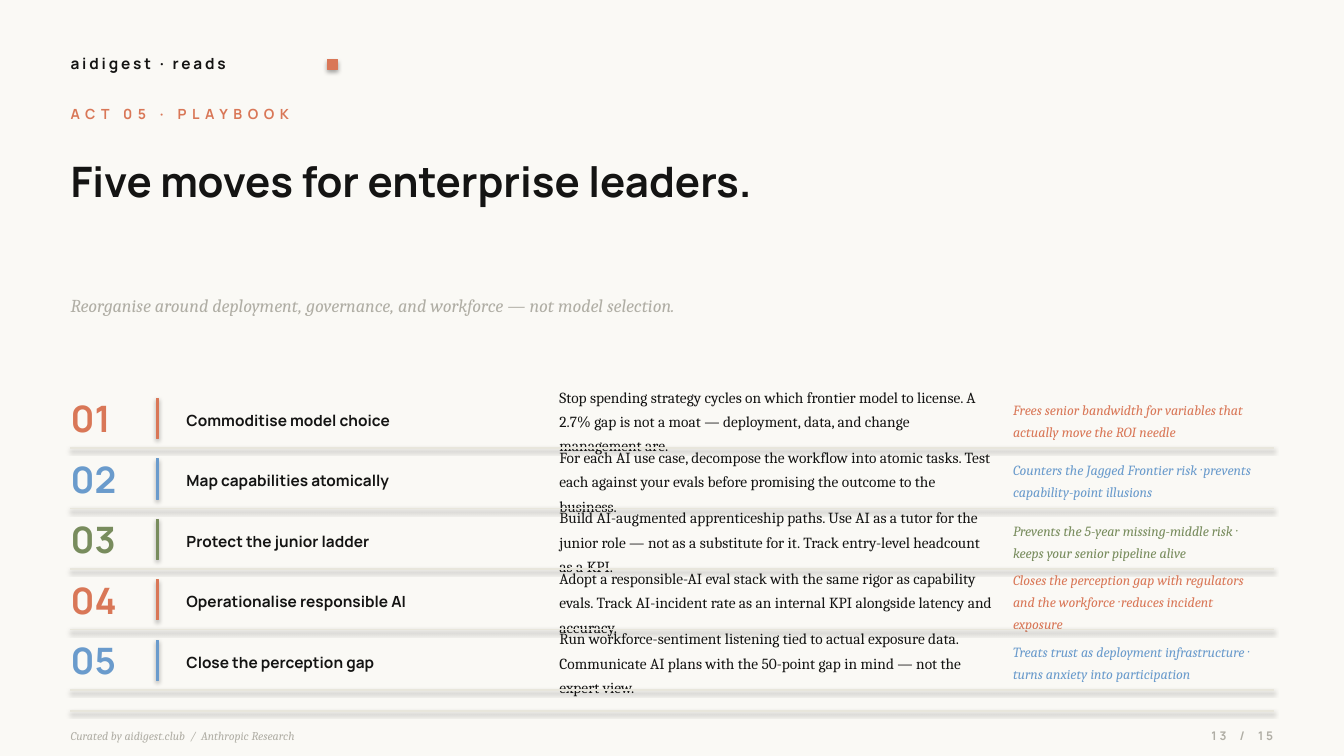
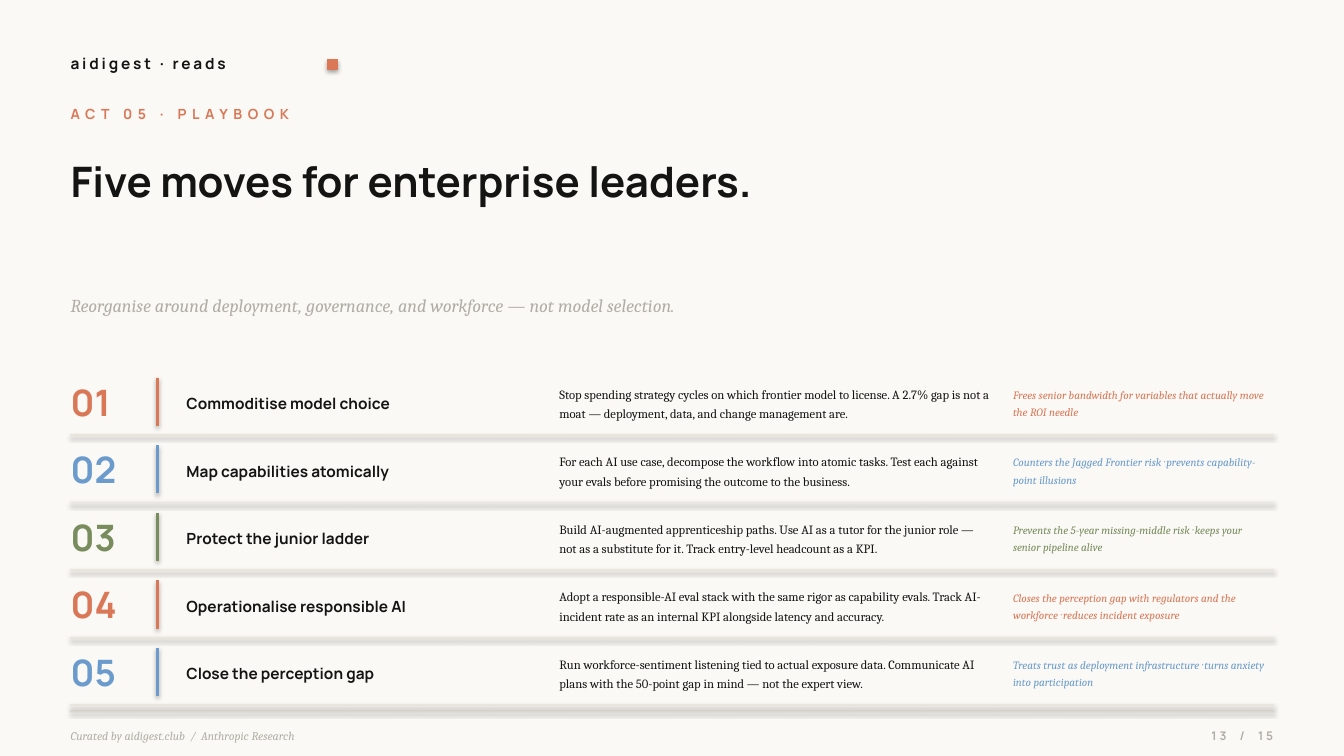
Before and after one commit to dongbocui-maker/ai-daily, a slide deck: slide 13 of public/decks/stanford-ai-index-2026.pptx. Drawn at 1344x756 pixels with LibreOffice and Linux fonts; fonts in the diff are those of the drawing. Boxes give left, top, right and bottom in pixels: in the first picture for what was removed or moved away, otherwise in the second. Text is boxed around its words. In the diff, an @@ line names an element or a change of style, - is before the commit and + after.

Commit message:
fix(reads-ppt): action_list rows overflowing into next row
Karpathy P13 (and Stanford P13) action_list rows had row_h=0.6" with
11pt `what` body — long phrases (~150 chars) wrapped to 3 lines and
the third line bled into the next row's container, producing visual
overlap across all 5 rows.

Two combined fixes:
1. layout: lift top to 3.65" and extend bottom to 7.00" -> row_h
   grows from 0.60" to 0.67" (12% more vertical breathing room).
2. parallel-element body sizing: add _ACTION_BODY_TABLE and
   _ACTION_VALUE_TABLE so `what` and `value` auto-shrink from
   11pt → 9pt (or 8pt) when the longest entry in the group exceeds
   capacity. All 5 rows share the same sizes — uniform hierarchy
   preserved.

Karpathy/Stanford now render at 9pt what / 8pt value; 81K stays at
10pt what / 9pt value (shorter content). Pixel-verified all rows in
Karpathy P13 now stay within their containers.

```diff
--- a/public/decks/stanford-ai-index-2026.pptx
+++ b/public/decks/stanford-ai-index-2026.pptx
@@ text "01": place and size @@
-text "01" at box(71, 405, 111, 433)
+text "01" at box(71, 389, 111, 417)
@@ rectangle: place and size @@
-rectangle at box(156, 398, 158, 439)
+rectangle at box(156, 378, 158, 425)
@@ text "Commoditise model choice": place and size @@
-text "Commoditise model choice" at box(186, 414, 390, 427)
+text "Commoditise model choice" at box(186, 397, 390, 410)
@@ size 11 to 9 pt; line spacing 1.32 to 1.28 in 5 elements at box(559, 525, 959, 556), box(559, 592, 981, 624), box(559, 457, 978, 489), box(559, 660, 974, 691), box(559, 390, 989, 421) @@
@@ size 10 to 8 pt; line spacing 1.3 to 1.28 in 5 elements at box(1013, 526, 1242, 554), box(1013, 594, 1236, 622), box(1013, 458, 1256, 487), box(1013, 661, 1264, 689), box(1013, 391, 1264, 416) @@
@@ text "Frees senior bandwidth for variables ...": place and size @@
-text "Frees senior bandwidth for variables ..." at box(1013, 405, 1243, 440)
+text "Frees senior bandwidth for variables ..." at box(1013, 391, 1264, 416)
@@ text "02": place and size @@
-text "02" at box(71, 466, 117, 494)
+text "02" at box(71, 456, 117, 484)
@@ rectangle: place and size @@
-rectangle at box(71, 448, 1273, 449)
+rectangle at box(71, 435, 1273, 436)
@@ rectangle: place and size @@
-rectangle at box(156, 459, 158, 499)
+rectangle at box(156, 446, 158, 493)
@@ text "Map capabilities atomically": place and size @@
-text "Map capabilities atomically" at box(186, 474, 389, 490)
+text "Map capabilities atomically" at box(186, 465, 389, 481)
@@ text "For each AI use case, ...": place and size @@
-text "For each AI use case, ..." at box(559, 449, 990, 516)
+text "For each AI use case, ..." at box(559, 457, 978, 489)
@@ text "Counters the Jagged Frontier risk ...": place and size @@
-text "Counters the Jagged Frontier risk ..." at box(1013, 465, 1251, 500)
+text "Counters the Jagged Frontier risk ..." at box(1013, 458, 1256, 487)
@@ rectangle: place and size @@
-rectangle at box(71, 508, 1273, 509)
+rectangle at box(71, 502, 1273, 503)
@@ rectangle: place and size @@
-rectangle at box(156, 519, 158, 560)
+rectangle at box(156, 513, 158, 561)
@@ text "04": place and size @@
-text "04" at box(71, 587, 117, 615)
+text "04" at box(71, 591, 117, 619)
@@ rectangle: place and size @@
-rectangle at box(156, 580, 158, 620)
+rectangle at box(156, 581, 158, 628)
@@ text "Operationalise responsible AI": place and size @@
-text "Operationalise responsible AI" at box(186, 595, 406, 611)
+text "Operationalise responsible AI" at box(186, 600, 406, 616)
@@ text "05": place and size @@
-text "05" at box(71, 647, 116, 675)
+text "05" at box(71, 659, 116, 687)
@@ rectangle: place and size @@
-rectangle at box(71, 629, 1273, 630)
+rectangle at box(71, 637, 1273, 638)
@@ rectangle: place and size @@
-rectangle at box(156, 640, 158, 681)
+rectangle at box(156, 648, 158, 696)
@@ text "Close the perception gap": place and size @@
-text "Close the perception gap" at box(186, 656, 374, 672)
+text "Close the perception gap" at box(186, 667, 374, 683)
@@ text "Run workforce-sentiment listening tied to ...": place and size @@
-text "Run workforce-sentiment listening tied to ..." at box(559, 631, 961, 697)
+text "Run workforce-sentiment listening tied to ..." at box(559, 660, 974, 691)
@@ text "Treats trust as deployment infrastructure ...": place and size @@
-text "Treats trust as deployment infrastructure ..." at box(1013, 647, 1244, 682)
+text "Treats trust as deployment infrastructure ..." at box(1013, 661, 1264, 689)
@@ rectangle: place and size @@
-rectangle at box(71, 690, 1273, 691)
+rectangle at box(71, 705, 1273, 706)
```
Also in this commit, not shown: 12 other files.
